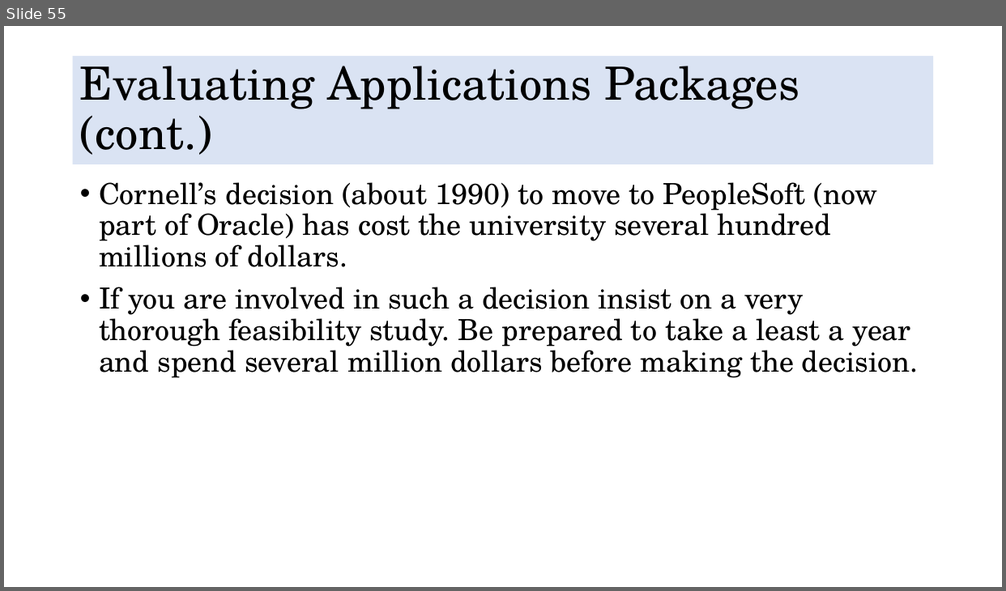
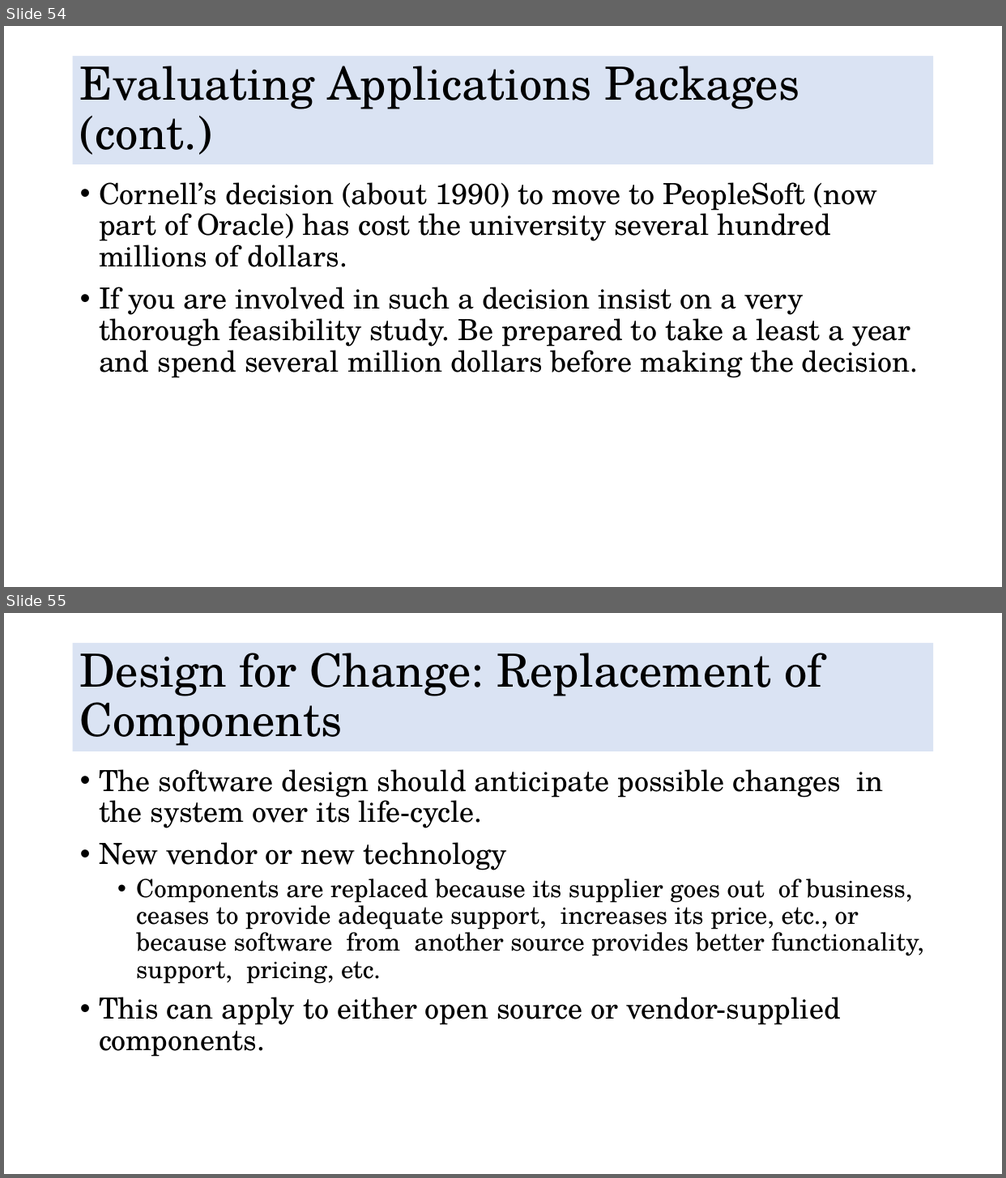
Before and after one commit to DuyDesmond/Multidisciplinary-Project-VGU-FY, a slide deck: Tuesday Morning Theory/Multidisciplinary Projects p4b.pptx. Shown one above the other, each under a label of ours: slide 55 before the commit, slides 54 and 55 after it. The pictures are 1006x591 and 1006x1178 pixels, drawn with LibreOffice and Linux fonts; fonts in the diff are those of the drawing. Boxes give left, top, right and bottom in pixels: in the first picture for what was removed or moved away, otherwise in the second. Text is boxed around its words. In the diff, an @@ line names an element or a change of style, - is before the commit and + after.

```diff
--- a/Tuesday Morning Theory/Multidisciplinary Projects p4b.pptx
+++ b/Tuesday Morning Theory/Multidisciplinary Projects p4b.pptx
@@ slide 55 added at (x1=4, y1=613, x2=1002, y2=1174), background #FFFFFF @@
@@ title added at (x1=73, y1=643, x2=934, y2=752), fill #DAE3F3, 44 pt, text #000000 @@
+Design for Change: Replacement of Components
@@ text added at (x1=99, y1=769, x2=924, y2=1057), 24 pt, text #000000 @@
+• The software design should anticipate possible changes in the system over its life-cycle.
+• New vendor or new technology
+  • Components are replaced because its supplier goes out of business, ceases to provide adequate support, increases its price, etc., or because software from another source provides better functionality, support, pricing, etc.
+• This can apply to either open source or vendor-supplied components.
@@ what was slide 55 is now slide 54 @@
```
Also in this commit, not shown: 1 slide changed, 14 other slides added, 1 slide removed, 26 other files.
